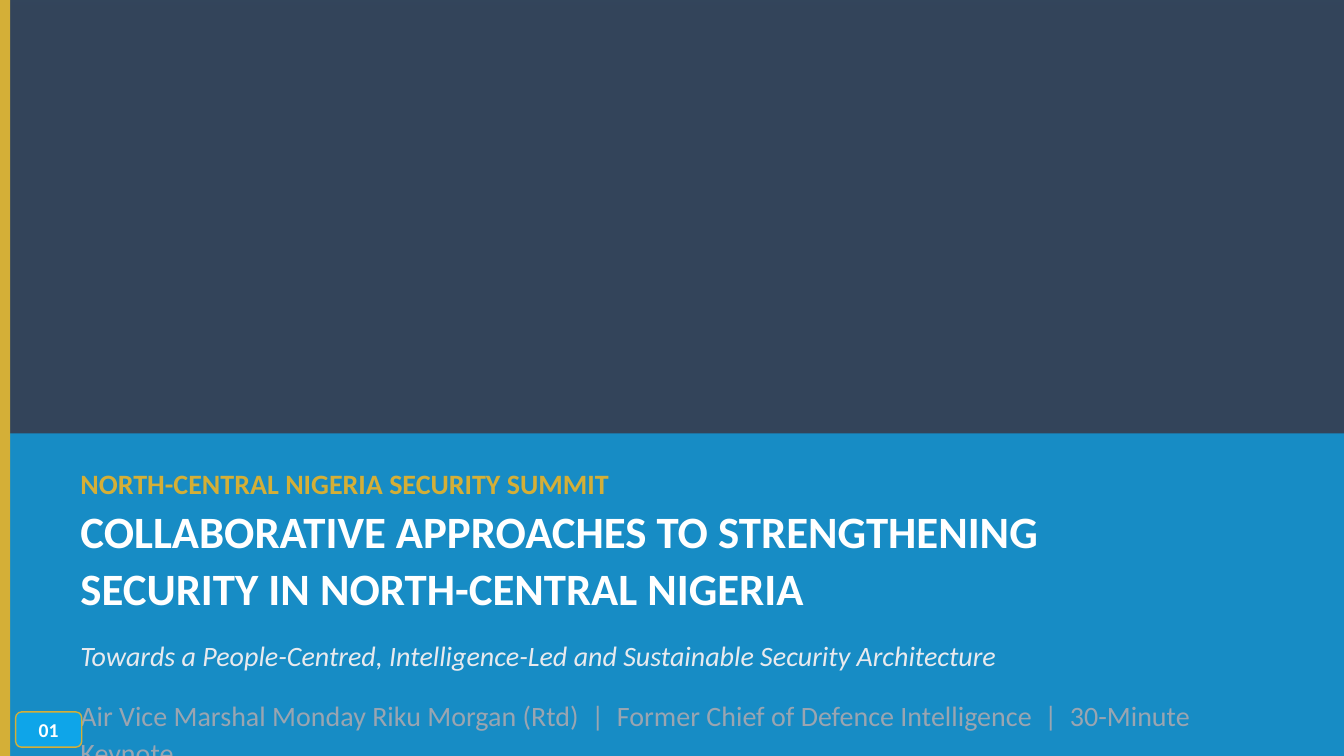
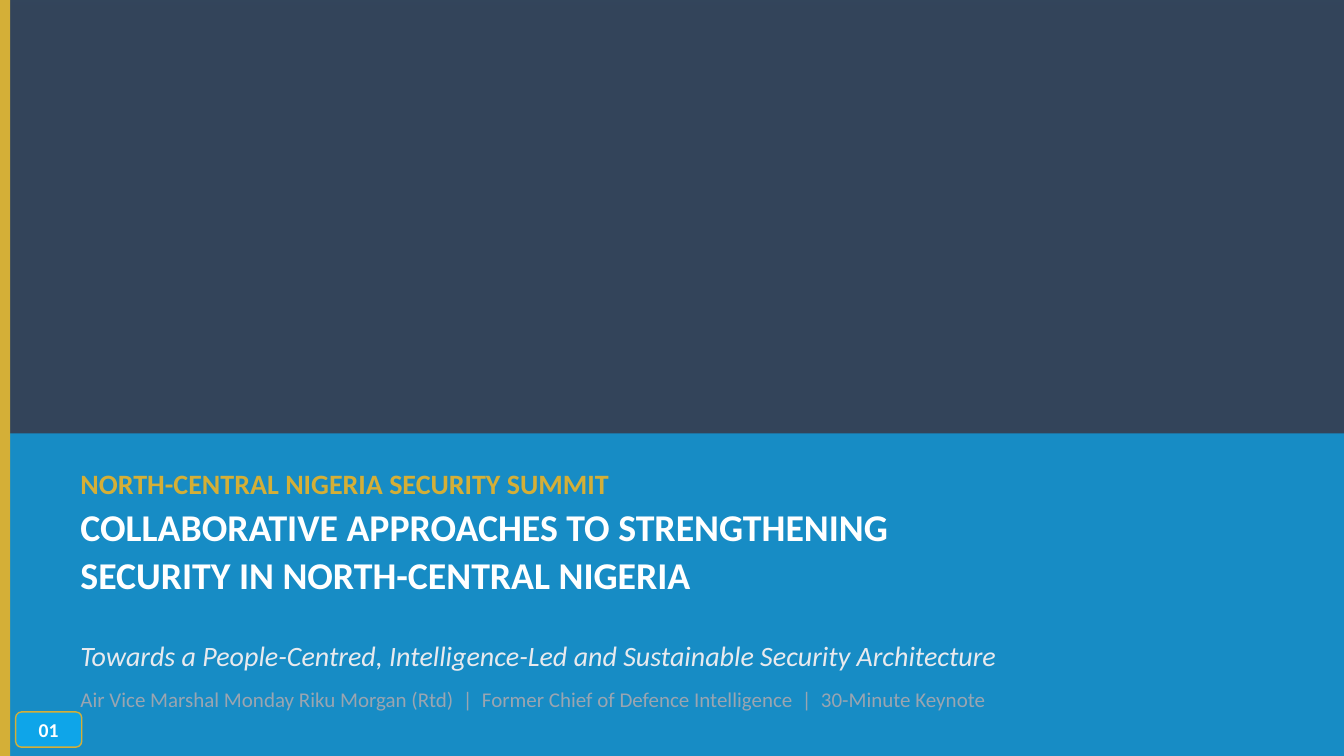
Before and after one commit to TOMDEGGS/BETONIQ-WEST-, a slide deck: slide 1 of avm_morgan_docs/AVM_MORGAN_SECURITY_KEYNOTE_ADDRESS_V4_MOD_AUG31.pptx. Drawn at 1344x756 pixels with LibreOffice and Linux fonts; fonts in the diff are those of the drawing; background and template pictures are left out. Boxes give left, top, right and bottom in pixels: in the first picture for what was removed or moved away, otherwise in the second. Text is boxed around its words. In the diff, an @@ line names an element or a change of style, - is before the commit and + after.

Commit message:
Fix slide 1 title overflow (3rd wrapped line overlapping subtitle) + shrink credit line to fit within slide bounds

```diff
--- a/avm_morgan_docs/AVM_MORGAN_SECURITY_KEYNOTE_ADDRESS_V4_MOD_AUG31.pptx
+++ b/avm_morgan_docs/AVM_MORGAN_SECURITY_KEYNOTE_ADDRESS_V4_MOD_AUG31.pptx
@@ text "COLLABORATIVE APPROACHES TO STRENGTHENING SECURITY ..." at box(80, 516, 888, 590): size 32 to 27 pt @@
@@ text "Air Vice Marshal Monday Riku ...": place and size @@
-text "Air Vice Marshal Monday Riku ..." at box(80, 706, 1190, 733)
+text "Air Vice Marshal Monday Riku ..." at box(80, 692, 985, 714)
@@ text "Air Vice Marshal Monday Riku ..." at box(80, 692, 985, 714): size 20 to 15 pt @@
```
